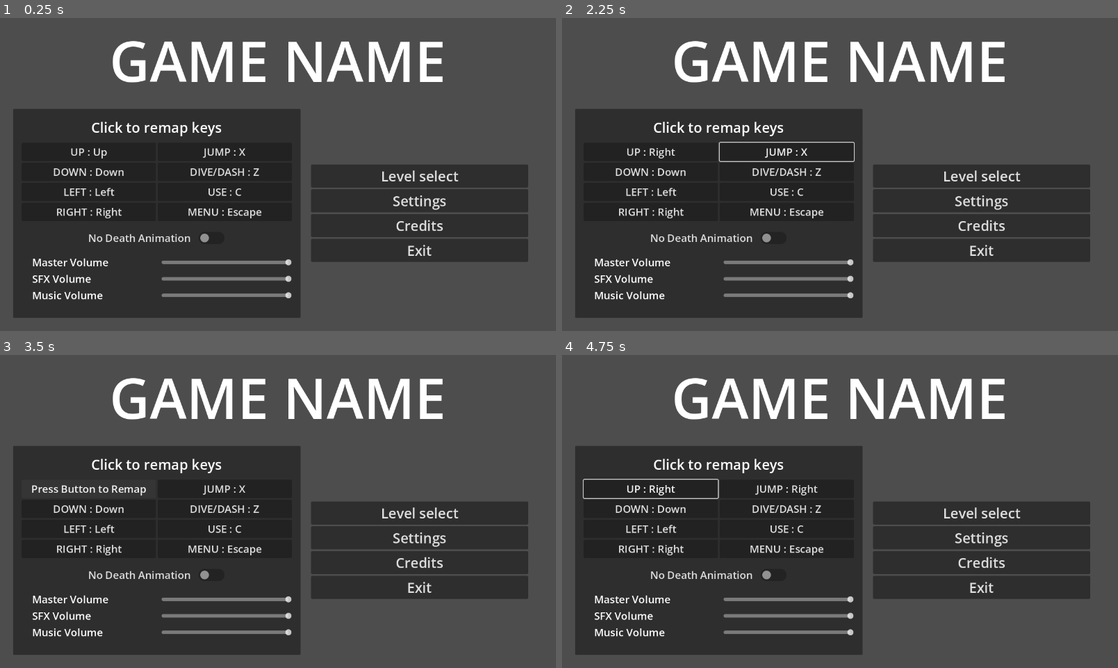
Above: before the commit, frames 1-4 (two rows, left to right).
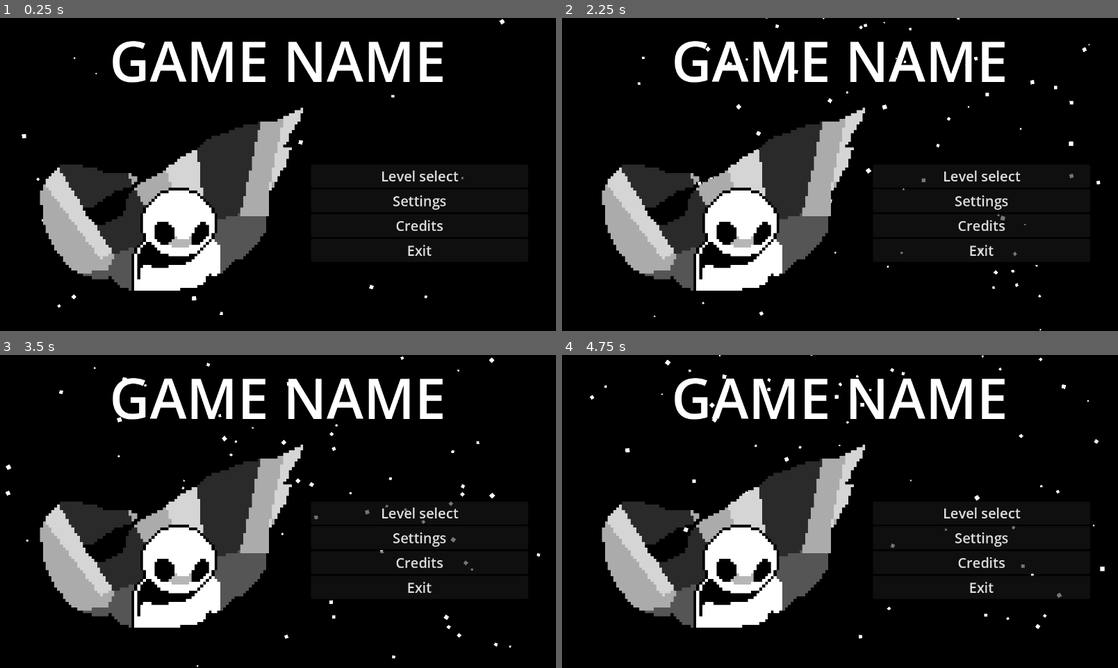
Above: after the commit, the same moments.

Repository: Choco-latez/gmtk-2026
Game: Godot game, scene res://UI/main_menu.tscn
The game is run twice, just before and just after one commit, with the same random seed, the same clock (stepped at 60 frames per second) and the same inputs. This scene is started directly instead of the project's main scene.
Inputs (mouse positions are in pixels of both pictures, inside the frame that each line leads up to):
- Up to frame 1 (0.25 s): no input
- Up to frame 2 (2.25 s): click (650, 152) at 0.5 s, where only the run before the commit has a clickable "UP : Up"; click (650, 152) at 1.25 s, where only the run before the commit has a clickable "Press Button to Remap"; tap Enter at 2 s; move the mouse to (962, 158) at 2.02 s; hold Right (RIGHT) from 2.03 s (still down); tap Z (DIVE) at 2.1 s; click (962, 158) at 2.17 s
- Up to frame 3 (3.5 s): tap X (JUMP) at 2.27 s; release Right (RIGHT) at 2.75 s; click (88, 489) at 2.75 s, where only the run before the commit has a clickable "UP : Right"
- Up to frame 4 (4.75 s): tap Enter at 3.5, 4.25 s; move the mouse to (728, 527) at 3.52 s; hold Right (RIGHT) 3.53-4.28 s; tap C (USE) at 3.6 s; tap X (JUMP) at 3.77 s; move the mouse to (895, 442) at 4.27 s; hold Left (LEFT) from 4.28 s (still down); tap Z (DIVE) at 4.35 s

The runs differ from the first frame. In frame 1, 93% of the frame differs, in the area x 0-100%, y 0-100%; in frame 2, 93%; in frame 3, 93%; in frame 4, 93%.

Commit message:
main menu art

Diff:
--- a/gmtk-2026/UI/main_menu.tscn
+++ b/gmtk-2026/UI/main_menu.tscn
@@ -1,8 +1,26 @@
 [gd_scene format=3 uid="uid://l0tik4mhi750"]
 
 [ext_resource type="Script" uid="uid://beqfqcahod57a" path="res://UI/Scripts/main_menu.gd" id="1_p8ccj"]
+[ext_resource type="Texture2D" uid="uid://c1udkwc5mwsby" path="res://Sprites/swan.png" id="2_4cwpn"]
 [ext_resource type="Script" uid="uid://cihex5ey77qih" path="res://UI/Scripts/remapper.gd" id="2_tk8dj"]
 [ext_resource type="Script" uid="uid://dsm0g2viev2cp" path="res://UI/Scripts/audioslider.gd" id="3_d8nwk"]
+
+[sub_resource type="StyleBoxFlat" id="StyleBoxFlat_lfxu0"]
+bg_color = Color(0, 0, 0, 1)
+
+[sub_resource type="ParticleProcessMaterial" id="ParticleProcessMaterial_lfxu0"]
+particle_flag_disable_z = true
+emission_shape = 3
+emission_box_extents = Vector3(720, 420, 1)
+angle_min = 1.0728835e-05
+angle_max = 360.00003
+direction = Vector3(1, -1, 0)
+spread = 0.0
+initial_velocity_min = 584.31
+initial_velocity_max = 878.43
+gravity = Vector3(0, 0, 0)
+scale_min = 3.0
+scale_max = 10.0
 
 [sub_resource type="LabelSettings" id="LabelSettings_lfxu0"]
 font_size = 128
@@ -58,6 +76,25 @@
 grow_horizontal = 2
 grow_vertical = 2
 script = ExtResource("1_p8ccj")
+
+[node name="Panel" type="Panel" parent="." unique_id=1399495715]
+layout_mode = 0
+offset_left = -37.0
+offset_top = -32.0
+offset_right = 1291.0
+offset_bottom = 765.0
+theme_override_styles/panel = SubResource("StyleBoxFlat_lfxu0")
+
+[node name="GPUParticles2D" type="GPUParticles2D" parent="." unique_id=1457302508]
+position = Vector2(585.51, 401.165)
+amount = 128
+randomness = 0.18
+process_material = SubResource("ParticleProcessMaterial_lfxu0")
+
+[node name="Swan" type="Sprite2D" parent="." unique_id=1726409954]
+position = Vector2(428, 423)
+scale = Vector2(6.59, 6.59)
+texture = ExtResource("2_4cwpn")
 
 [node name="MarginContainer" type="MarginContainer" parent="." unique_id=864612259]
 layout_mode = 1
@@ -191,6 +228,7 @@
 
 [node name="Settings Panel" type="PanelContainer" parent="MarginContainer/VBoxContainer/HBoxContainer/BoxContainer/MarginContainer" unique_id=1579625420]
 unique_name_in_owner = true
+visible = false
 layout_mode = 2
 
 [node name="MarginContainer" type="MarginContainer" parent="MarginContainer/VBoxContainer/HBoxContainer/BoxContainer/MarginContainer/Settings Panel" unique_id=1825186130]
Binary file added: gmtk-2026/Sprites/swan.png
Not shown, added: gmtk-2026/Sprites/swan.png.import
